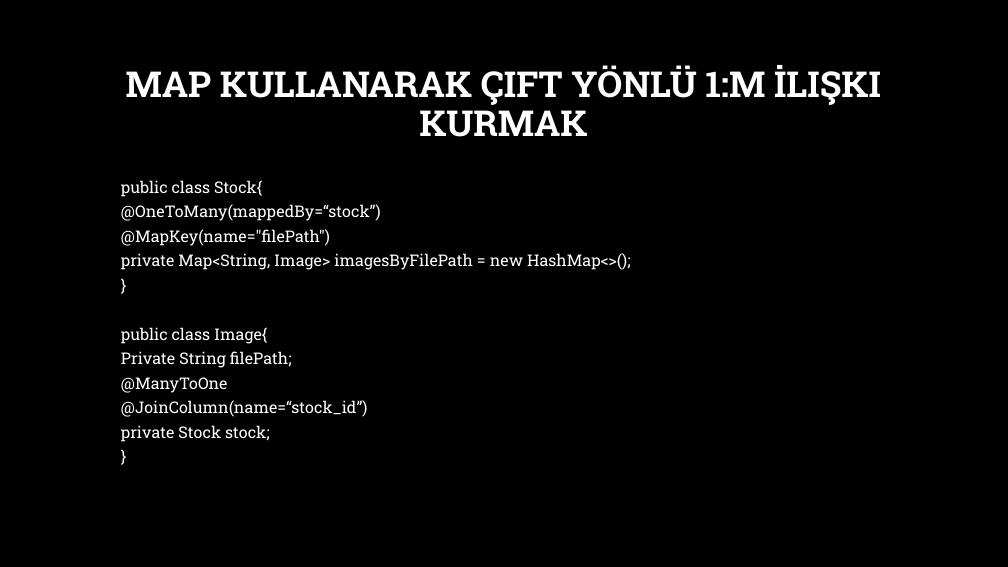
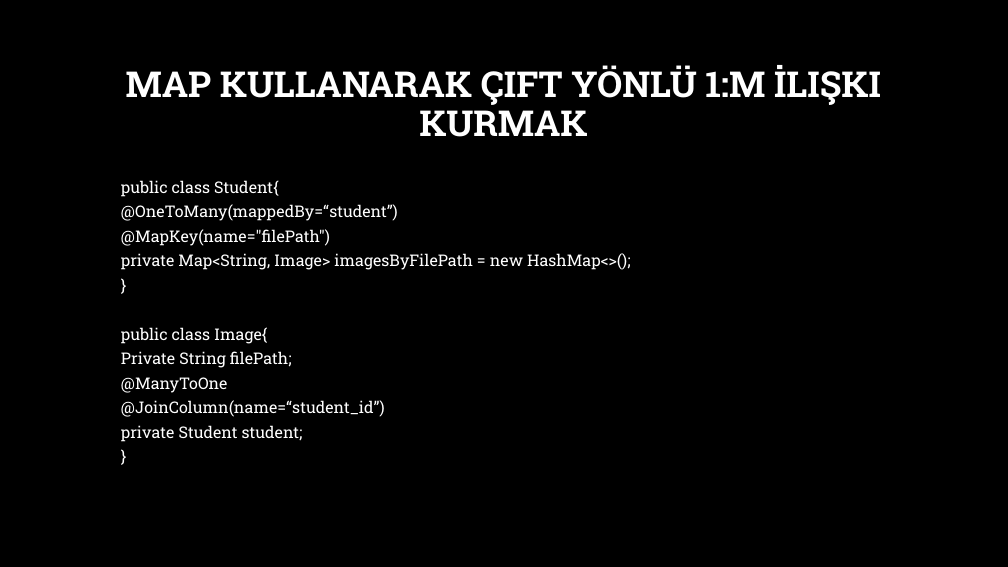
Before and after one commit to burakduman-bilgeadam/sunum, a slide deck: slide 54 of Spring/7-spring-data-jpa-hibernate.pptx (slide 52 before the commit). Drawn at 1008x567 pixels with LibreOffice and Linux fonts; fonts in the diff are those of the drawing; background and template pictures are left out. Boxes give left, top, right and bottom in pixels: in the first picture for what was removed or moved away, otherwise in the second. Text is boxed around its words. In the diff, an @@ line names an element or a change of style, - is before the commit and + after.

```diff
--- a/Spring/7-spring-data-jpa-hibernate.pptx
+++ b/Spring/7-spring-data-jpa-hibernate.pptx
@@ text at box(121, 180, 398, 221): text changed @@
-  public class Stock{
-  @OneToMany(mappedBy=“stock”)
+  public class Student{
+  @OneToMany(mappedBy=“student”)
@@ text at box(121, 400, 385, 442): text changed @@
-  @JoinColumn(name=“stock_id”)
-  private Stock stock;
+  @JoinColumn(name=“student_id”)
+  private Student student;
```
Also in this commit, not shown: 9 other slides changed, 4 slides added.
